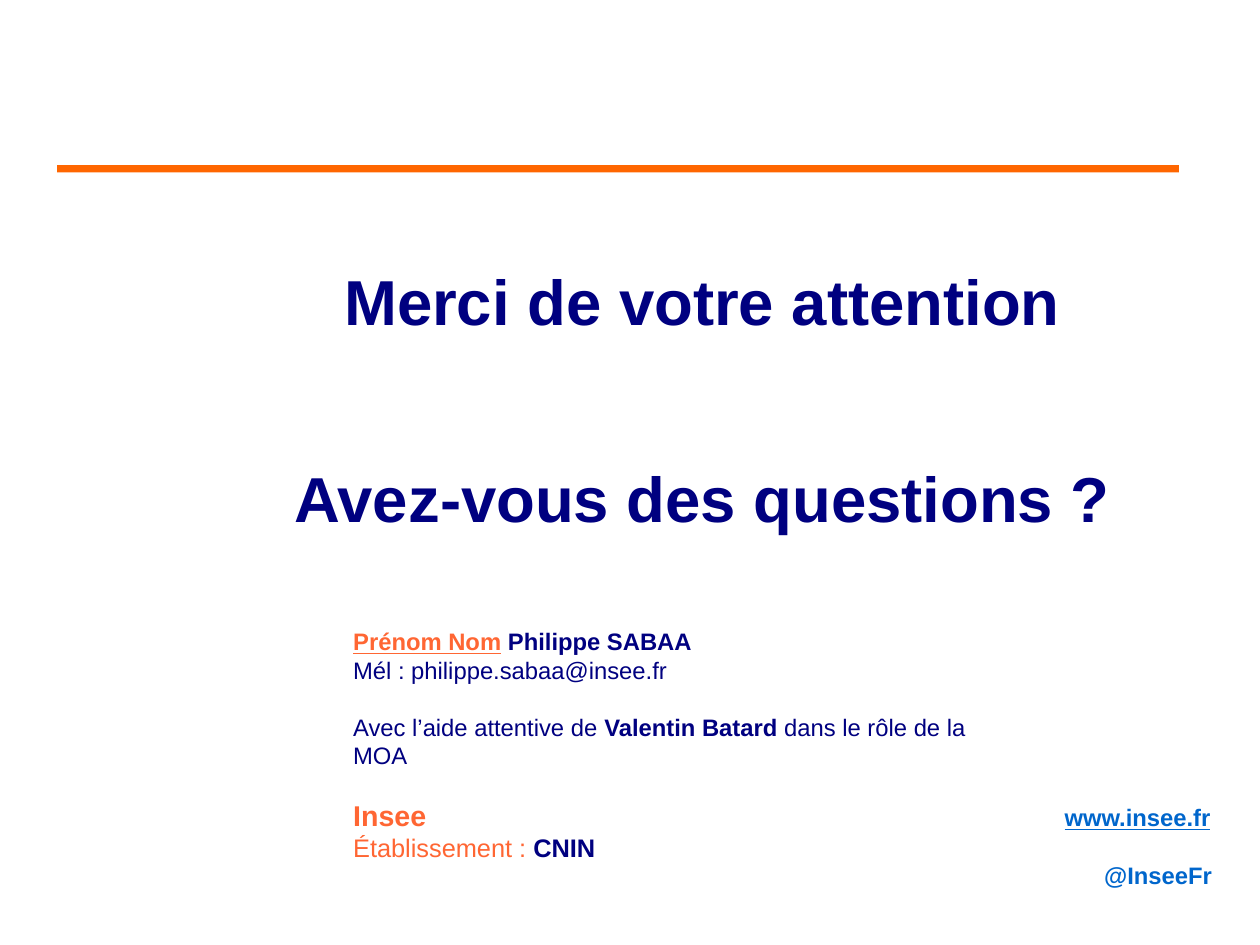
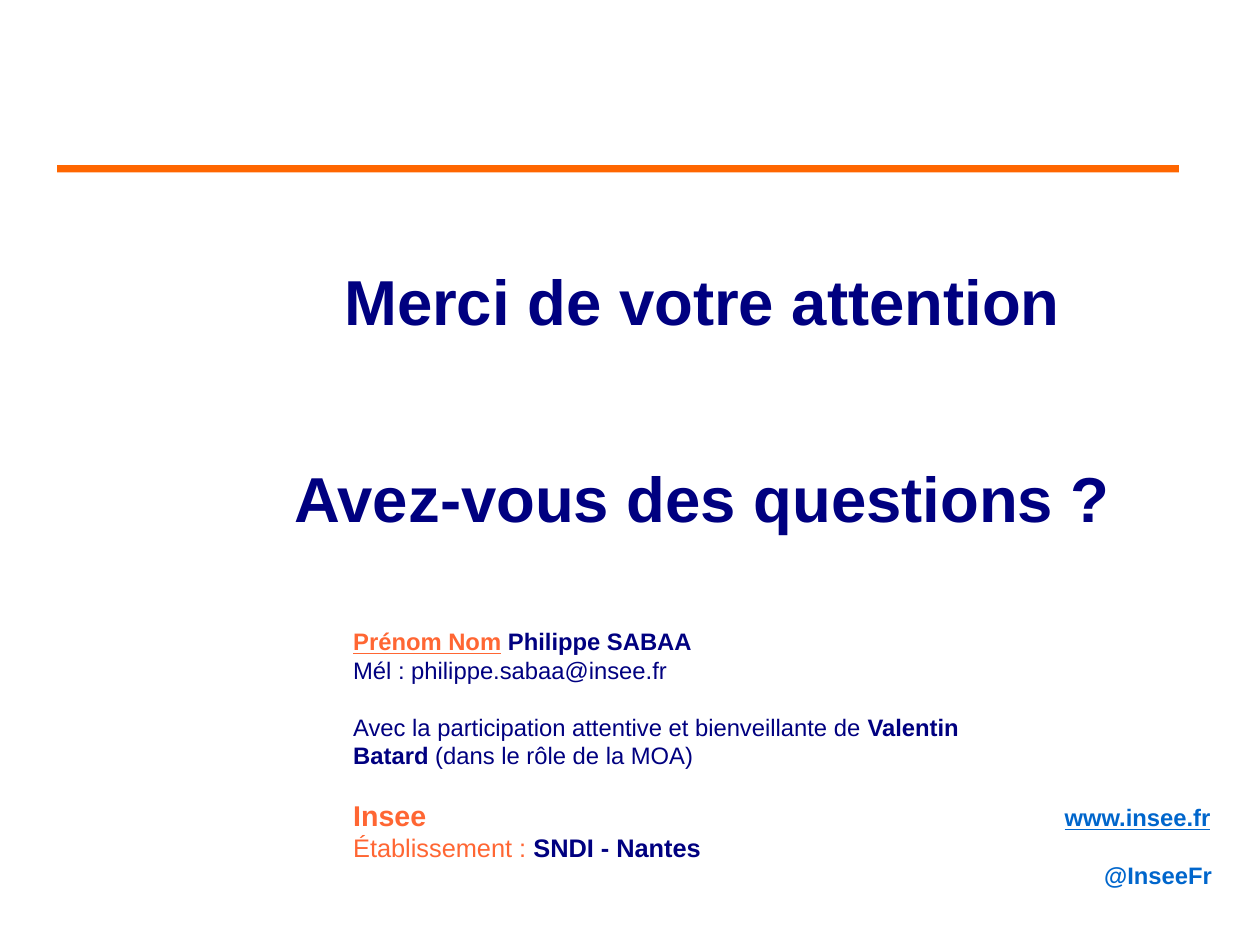
Before and after one commit to philphils/formation-hibernate-avancee, a slide deck: slide 71 of Documentation/diapo_formation_hibernate_avancee.odp. Drawn at 1260x945 pixels with LibreOffice and Linux fonts; fonts in the diff are those of the drawing; background and template pictures are left out. Boxes give left, top, right and bottom in pixels: in the first picture for what was removed or moved away, otherwise in the second. Text is boxed around its words. In the diff, an @@ line names an element or a change of style, - is before the commit and + after.

```diff
--- a/Documentation/diapo_formation_hibernate_avancee.odp
+++ b/Documentation/diapo_formation_hibernate_avancee.odp
@@ text at bbox=[353, 718, 959, 769]: text changed @@
-Avec l’aide attentive de Valentin Batard dans le rôle de la MOA
+Avec la participation attentive et bienveillante de Valentin Batard (dans le rôle de la MOA)
@@ text at bbox=[353, 837, 700, 858]: text changed @@
-Établissement : CNIN
+Établissement : SNDI - Nantes
```
Also in this commit, not shown: 1 other slide changed.
